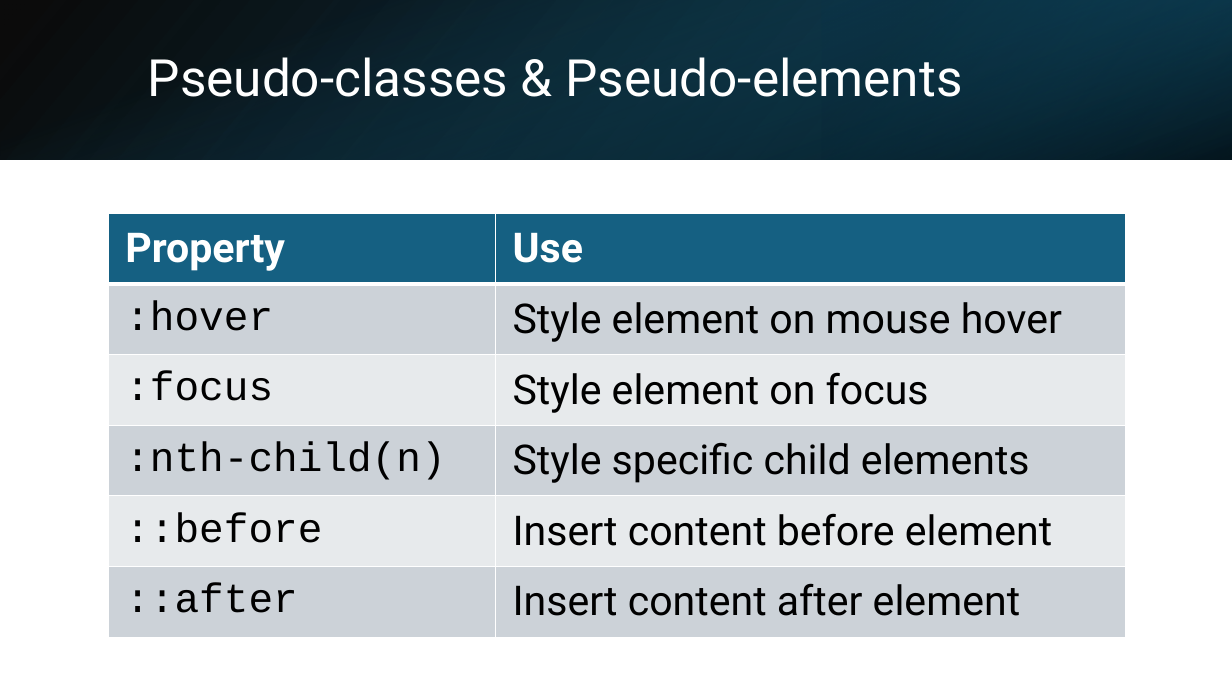
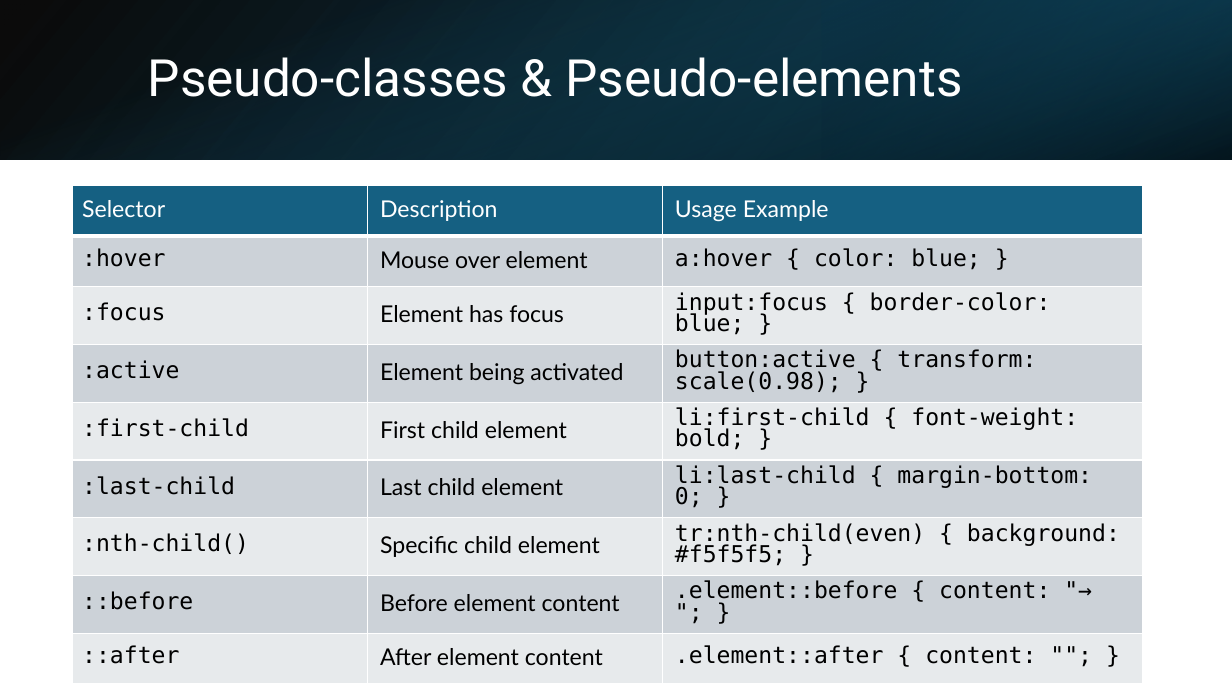
Before and after one commit to mahadi-21/Web-Development, a slide deck: slide 28 of CSS.pptx (slide 25 before the commit). Drawn at 1232x693 pixels with LibreOffice and Linux fonts; fonts in the diff are those of the drawing. Boxes give left, top, right and bottom in pixels: in the first picture for what was removed or moved away, otherwise in the second. Text is boxed around its words. In the diff, an @@ line names an element or a change of style, - is before the commit and + after.

```diff
--- a/CSS.pptx
+++ b/CSS.pptx
@@ table at (73,185,1142,669) @@
-Property | Use
-:hover | Style element on mouse hover
-:focus | Style element on focus
-:nth-child(n) | Style specific child elements
-::before | Insert content before element
-::after | Insert content after element
+Selector | Description | Usage Example
+:hover | Mouse over element | a:hover { color: blue; }
+:focus | Element has focus | input:focus { border-color: blue; }
+:active | Element being activated | button:active { transform: scale(0.98); }
+:first-child | First child element | li:first-child { font-weight: bold; }
+:last-child | Last child element | li:last-child { margin-bottom: 0; }
+:nth-child() | Specific child element | tr:nth-child(even) { background: #f5f5f5; }
+::before | Before element content | .element::before { content: "→ "; }
+::after | After element content | .element::after { content: ""; }
@@ table: place and size @@
-table at (108,213,1126,638)
+table at (73,185,1142,669)
```
Also in this commit, not shown: 6 other slides changed, 12 slides added, 7 slides removed.
